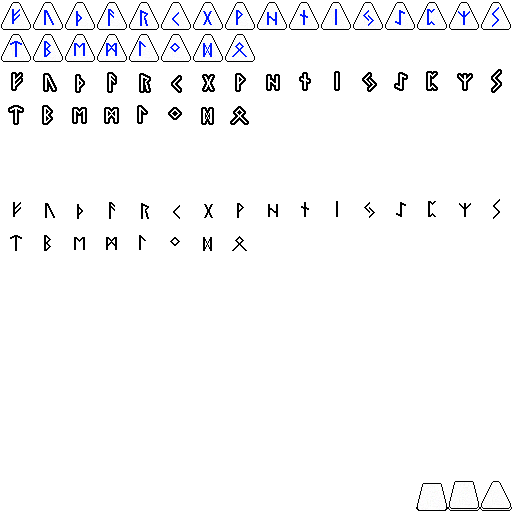
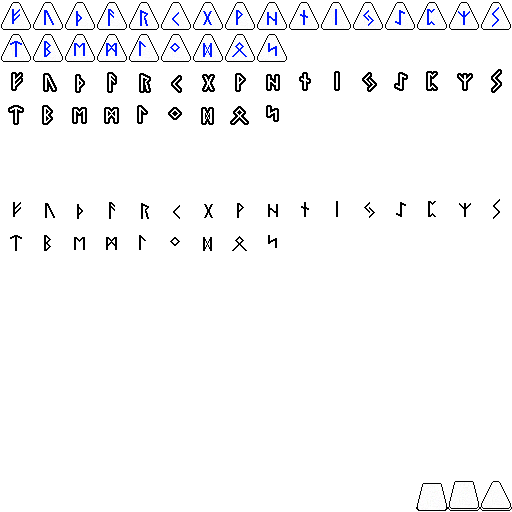
Layered file, before and after one edit (512x512). Changes by layer:
painted on "letter" over [266, 43, 279, 248]
painted on "Background" over [257, 34, 287, 62]
